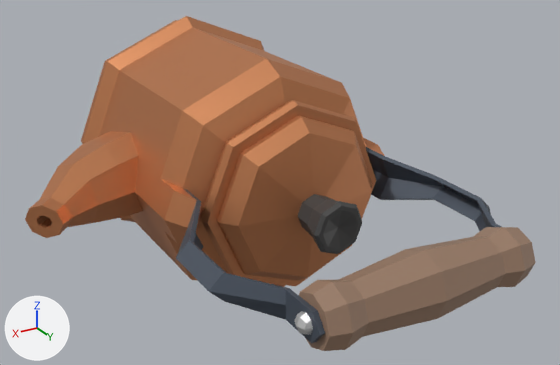
The FBX model Assets/Meshes/Kettle.fbx as it was, and as the next commit left it.
One viewpoint serves both versions: a 50 mm lens placed at (0.682, 0.487, 1.046), pointed at (0.523, 0.222, 0.913). Lighting does not change. The marker at lower left points along +X, +Y and +Z. Where no turn or scale is listed for an object, it has been applied to the vertices.

The scene before the commit, as lines of its bpy script (objects in view):
```python
ob_keettlebody = bpy.data.objects.new('keettleBody', me_cylinder_009)
ob_keettlebody.location = (0.521, 0.1032, 0.9084)
ob_keettlehandlearm = bpy.data.objects.new('keettleHandleArm', me_cylinder_012)
ob_keettlehandlearm.location = (0.521, 0.1032, 0.9084)
ob_keettlehandlebase = bpy.data.objects.new('keettleHandleBase', me_cylinder_011)
ob_keettlehandlebase.location = (0.521, 0.1032, 0.9084)
ob_kettlebolt = bpy.data.objects.new('kettleBolt', me_sphere_002)
ob_kettlebolt.location = (0.4743, 0.3127, 0.9084)
ob_kettlehandle = bpy.data.objects.new('kettleHandle', me_cylinder_010)
ob_kettlehandle.location = (0.521, 0.3127, 0.9084)
ob_kettlelid = bpy.data.objects.new('kettleLid', me_cylinder_013)
ob_kettlelid.location = (0.521, 0.1032, 0.9084)
ob_kettlelidhandle = bpy.data.objects.new('kettleLidHandle', me_cylinder_014)
ob_kettlelidhandle.location = (0.521, 0.2585, 0.9084)
ob_kettlespout = bpy.data.objects.new('kettleSpout', me_cylinder_015)
ob_kettlespout.location = (0.6238, 0.1662, 0.9084)
```
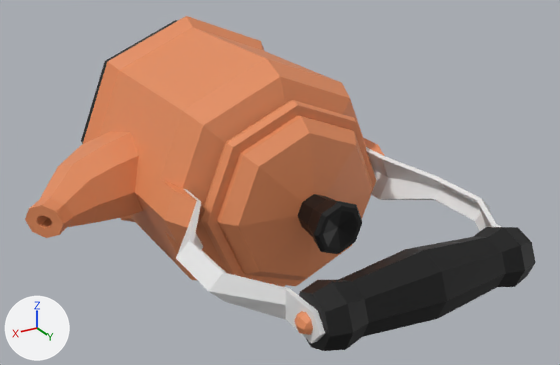
The newer file is also turned or shifted as a whole; pictures and numbers use the older file's frame.

Changed parts and their boxes [x1, y1, x2, y2] in the pictures (560 x 365 px):
'keettleBody', recoloured, surface changed (brown to orange): [81, 16, 366, 287] in both
'kettleLid', recoloured, surface changed (brown to orange): [200, 100, 376, 286] in both
'kettleHandle', recoloured (brown to black): [299, 227, 536, 351] in both
'keettleHandleArm', recoloured, surface changed: [176, 147, 502, 343] in both
'kettleSpout', recoloured, surface changed (brown to orange): [25, 131, 143, 238] in both
'kettleLidHandle', recoloured: [298, 194, 362, 254] in both
'keettleHandleBase', recoloured (brown to orange): [151, 138, 384, 244] in both
'kettleBolt', recoloured (grey to orange): [295, 311, 313, 335] in both

The change, as a list of edits to the scene's bpy script:
```text
Change me_cylinder_009:
    where me_cylinder_009.from_pydata(...)  # 130 vertices, 136 faces; spans x -0.0605..0.0605, y 0.0..0.12, z -0.0605..0.0605
    remove me_cylinder_009.materials.append(mat_redmetallic)  # orange #d08c60
    me_cylinder_009 part 1: texture (UV) coordinates of 136 of 136 faces, centred in x -0.0497..0.0497, y 0.0..0.1176, z -0.0497..0.0497, changed; they spanned u 0.0..1.0, v 0.01..1.0 and now span u 0.06..0.37, v 0.94..1.0
    add me_cylinder_009.materials.append(mat_trimsheet)  # picture img_trimsheet_diffuse_rgb_metallic_a_png
Change me_cylinder_015:
    where me_cylinder_015.from_pydata(...)  # 80 vertices, 80 faces; spans x -0.0582..0.0013, y -0.0294..0.0374, z -0.0196..0.0196
    remove me_cylinder_015.materials.append(mat_redmetallic)  # orange #d08c60
    me_cylinder_015 part 3: texture (UV) coordinates of 80 of 80 faces, centred in x -0.057..-0.0011, y -0.0245..0.035, z -0.0159..0.0159, changed; they spanned u 0.0..1.0, v 0.5..1.0 and now span u 0.08..0.12, v 0.94..1.0
    add me_cylinder_015.materials.append(mat_trimsheet)  # picture img_trimsheet_diffuse_rgb_metallic_a_png
Change me_cylinder_010:
    where me_cylinder_010.from_pydata(...)  # 58 vertices, 64 faces; spans x -0.045..0.045, y -0.013..0.013, z -0.013..0.013
    remove me_cylinder_010.materials.append(mat_brown)  # brown #997b66
    add me_cylinder_010.materials.append(mat_trimsheet)  # picture img_trimsheet_diffuse_rgb_metallic_a_png
Change me_sphere_002:
    where me_sphere_002.from_pydata(...)  # 34 vertices, 32 faces; spans x -0.0041..0.0976, y -0.0041..0.0041, z -0.0041..0.0041
    remove me_sphere_002.materials.append(mat_lightgreymetal)  # white #e7e7e7
    add me_sphere_002.materials.append(mat_trimsheet)  # picture img_trimsheet_diffuse_rgb_metallic_a_png
Change me_cylinder_011:
    where me_cylinder_011.from_pydata(...)  # 24 vertices, 16 faces; spans x -0.056..0.056, y 0.1038..0.1291, z -0.0119..0.0119
    remove me_cylinder_011.materials.append(mat_redmetallic)  # orange #d08c60
    add me_cylinder_011.materials.append(mat_trimsheet)  # picture img_trimsheet_diffuse_rgb_metallic_a_png
Change me_cylinder_012:
    where me_cylinder_012.from_pydata(...)  # 72 vertices, 68 faces; spans x -0.0651..0.0651, y 0.1152..0.2173, z -0.0108..0.0108
    remove me_cylinder_012.materials.append(mat_darkgreymetal)  # dark blue #4e5764
    me_cylinder_012 part 2: texture (UV) coordinates of 68 of 68 faces, centred in x -0.0622..0.0622, y 0.1152..0.215, z -0.0104..0.0104, changed; they spanned u 0.0..0.0, v 0.0..0.0 and now span u 0.26..0.31, v 0.94..1.0
    add me_cylinder_012.materials.append(mat_trimsheet)  # picture img_trimsheet_diffuse_rgb_metallic_a_png
Change me_cylinder_013:
    where me_cylinder_013.from_pydata(...)  # 65 vertices, 64 faces; spans x -0.0435..0.0435, y 0.12..0.1433, z -0.0435..0.0435
    remove me_cylinder_013.materials.append(mat_redmetallic)  # orange #d08c60
    me_cylinder_013 part 4: texture (UV) coordinates of 64 of 64 faces, centred in x -0.0366..0.0366, y 0.1211..0.1397, z -0.0366..0.0366, changed; they spanned u 0.0..0.0, v 0.0..0.0 and now span u 0.06..0.12, v 0.94..1.0
    add me_cylinder_013.materials.append(mat_trimsheet)  # picture img_trimsheet_diffuse_rgb_metallic_a_png
Change me_cylinder_014:
    where me_cylinder_014.from_pydata(...)  # 42 vertices, 48 faces; spans x -0.0117..0.0117, y -0.015..0.0062, z -0.0117..0.0117
    remove me_cylinder_014.materials.append(mat_greyplastic)  # dark grey #454545
    add me_cylinder_014.materials.append(mat_trimsheet)  # picture img_trimsheet_diffuse_rgb_metallic_a_png
```
